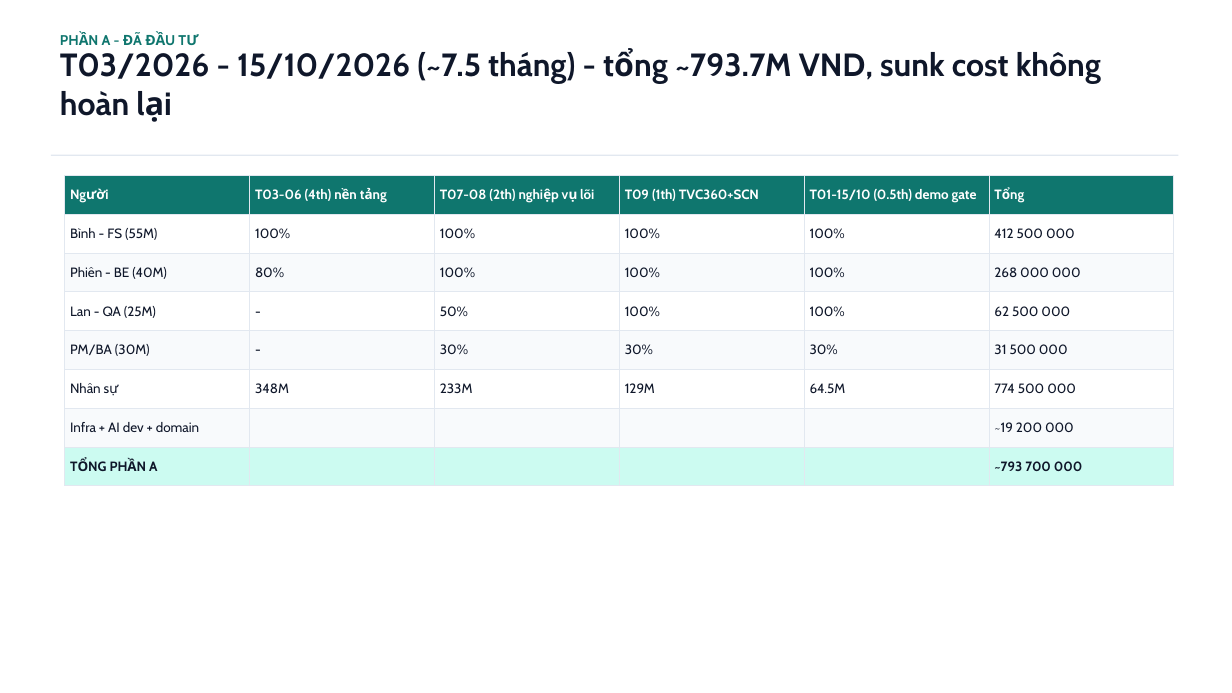
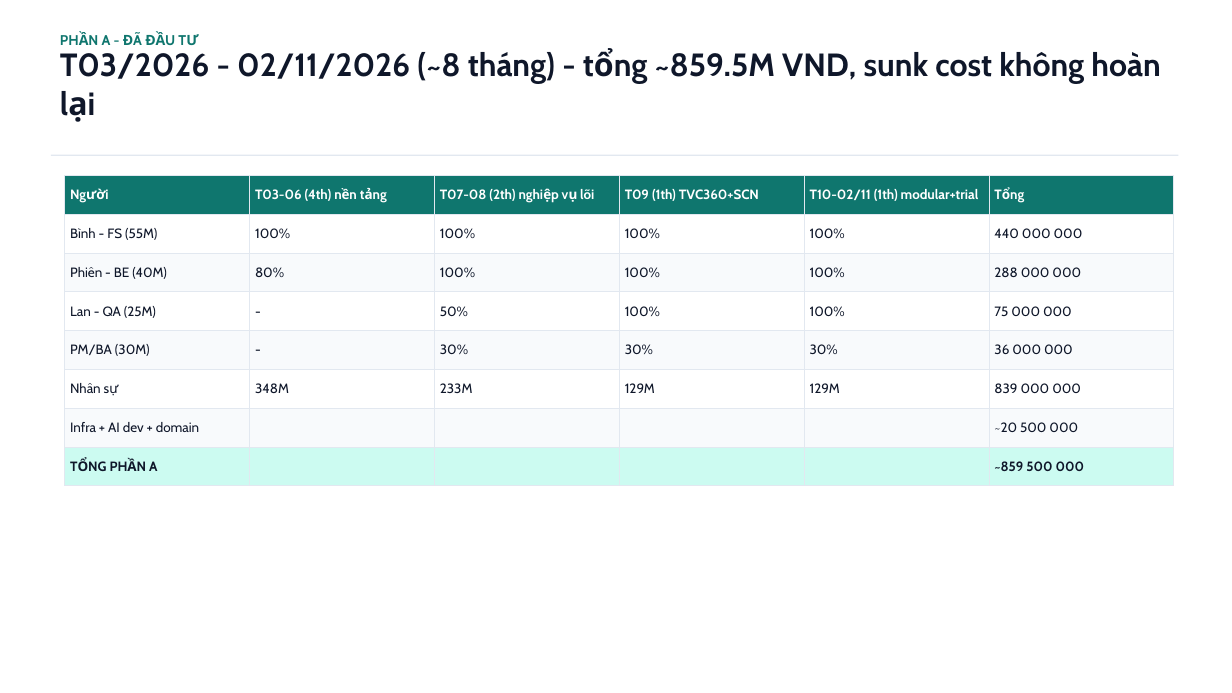
Before and after one commit to saintzzz/so-chu-nhiem-so, a slide deck: slide 3 of docs/handover/PROPOSAL-tong-dau-tu-2ty8.pptx. Drawn at 1232x693 pixels with LibreOffice and Linux fonts; fonts in the diff are those of the drawing. Boxes give left, top, right and bottom in pixels: in the first picture for what was removed or moved away, otherwise in the second. Text is boxed around its words. In the diff, an @@ line names an element or a change of style, - is before the commit and + after.

```diff
--- a/docs/handover/PROPOSAL-tong-dau-tu-2ty8.pptx
+++ b/docs/handover/PROPOSAL-tong-dau-tu-2ty8.pptx
@@ text at (60,52,1160,84): text changed @@
-T03/2026 - 15/10/2026 (~7.5 tháng) - tổng ~793.7M VND, sunk cost không hoàn lại
+T03/2026 - 02/11/2026 (~8 tháng) - tổng ~859.5M VND, sunk cost không hoàn lại
@@ table at (65,176,1174,475) @@
-row 1, column 5: T01-15/10 (0.5th) demo gate
+row 1, column 5: T10-02/11 (1th) modular+trial
-row 2, column 6: 412 500 000
+row 2, column 6: 440 000 000
-row 3, column 6: 268 000 000
+row 3, column 6: 288 000 000
-row 4, column 6: 62 500 000
+row 4, column 6: 75 000 000
-row 5, column 6: 31 500 000
+row 5, column 6: 36 000 000
-row 6, column 5: 64.5M
+row 6, column 5: 129M
-row 6, column 6: 774 500 000
+row 6, column 6: 839 000 000
-row 7, column 6: ~19 200 000
+row 7, column 6: ~20 500 000
-row 8, column 6: ~793 700 000
+row 8, column 6: ~859 500 000
```
Also in this commit, not shown: 8 other slides changed, 6 other files.
